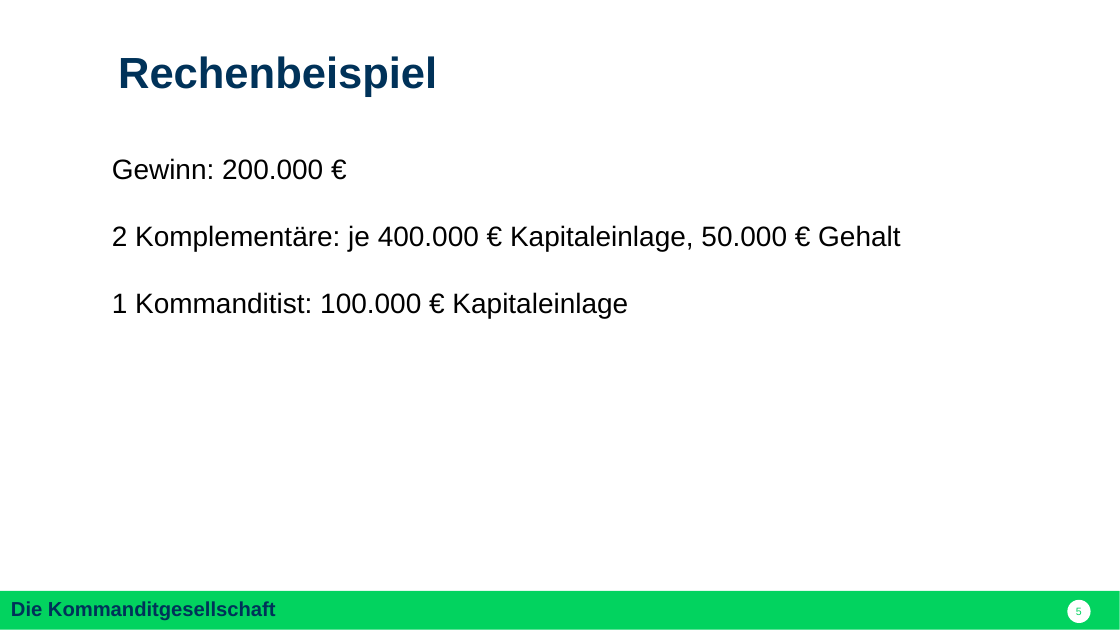
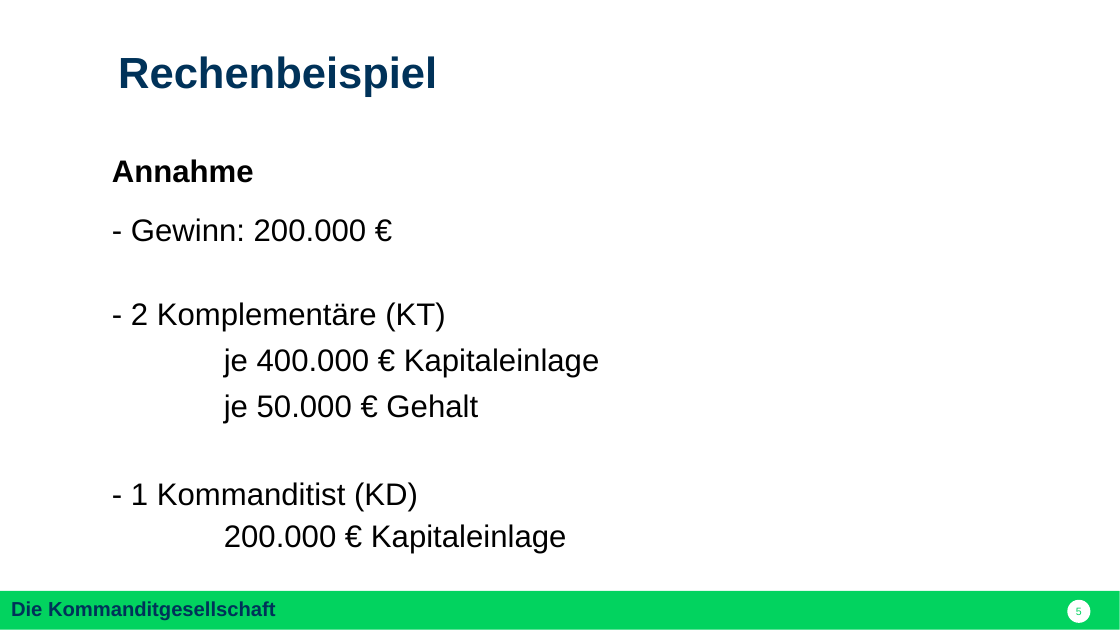
Before and after one commit to nodeg/exercises, a slide deck: slide 5 of Referat_BWP_KG_dom.pptx. Drawn at 1120x630 pixels with LibreOffice and Linux fonts; fonts in the diff are those of the drawing. Boxes give left, top, right and bottom in pixels: in the first picture for what was removed or moved away, otherwise in the second. Text is boxed around its words. In the diff, an @@ line names an element or a change of style, - is before the commit and + after.

```diff
--- a/Referat_BWP_KG_dom.pptx
+++ b/Referat_BWP_KG_dom.pptx
@@ text at (112,159,600,548): text changed; size 18 to 20 pt @@
-Gewinn: 200.000 €
-2 Komplementäre: je 400.000 € Kapitaleinlage, 50.000 € Gehalt
-1 Kommanditist: 100.000 € Kapitaleinlage
+Annahme
+- Gewinn: 200.000 €
+- 2 Komplementäre (KT)
+je 400.000 € Kapitaleinlage
+je 50.000 € Gehalt
+- 1 Kommanditist (KD)
+200.000 € Kapitaleinlage
```
Also in this commit, not shown: 6 other slides changed, 1 slide added.
